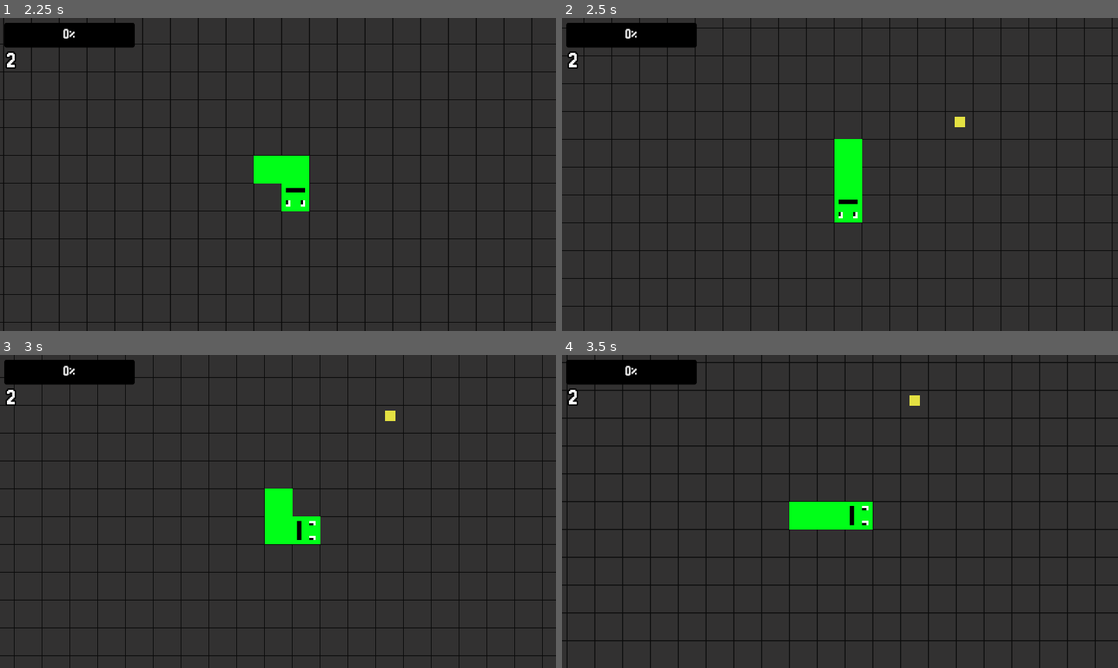
Above: before the commit, frames 1-4 (two rows, left to right).
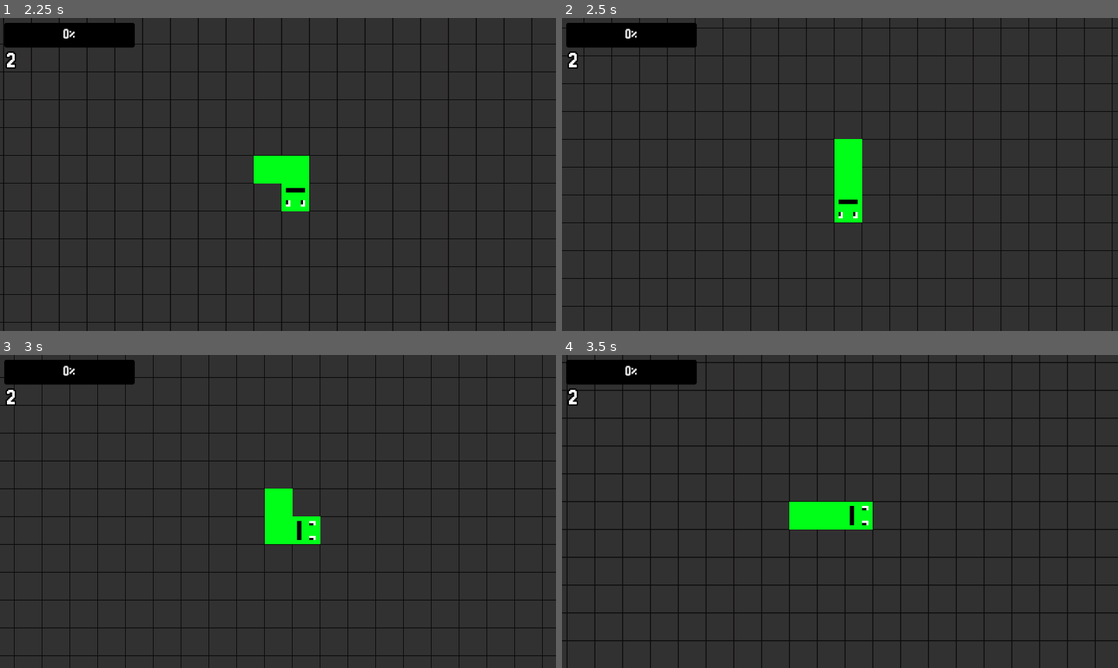
Above: after the commit, the same moments.

Repository: nath-ellis/slither.net
Game: Godot game, scene res://scenes/menu.tscn
The game is run twice, just before and just after one commit, with the same random seed, the same clock (stepped at 60 frames per second) and the same inputs.
Inputs:
- Up to frame 1 (2.25 s): click "Play" at 0.5 s; hold Right (right) 1.28-2.03 s; hold Down (down) from 2.03 s (still down)
- Up to frame 2 (2.5 s): keep holding Down (down)
- Up to frame 3 (3 s): release Down (down) at 2.78 s; hold Right (right) from 2.78 s (still down)
- Up to frame 4 (3.5 s): keep holding Right (right)

Frame 1 is identical in both runs. In frame 2, less than 0.1% of the frame differs, in the area x 70-73%, y 31-35%; in frame 3, less than 0.1%; in frame 4, less than 0.1%.

Commit message:
Added a 1 in 10 chance for each dead enemies' segment to drop large bits

Diff:
--- a/scripts/enemy.gd
+++ b/scripts/enemy.gd
@@ -3,6 +3,7 @@
 
 const ENEMY_BODY = preload("res://scenes/enemy_body.tscn")
 const BIT = preload("res://scenes/bit.tscn")
+const LARGE_BIT = preload("res://scenes/large_bit.tscn")
 
 var vel = Vector2(Manager.player_speed, 0)
 var moved = false
@@ -154,6 +155,7 @@
 		for b in body.get_children():
 			var new_bit_1 = BIT.instantiate()
 			var new_bit_2 = BIT.instantiate()
+			var new_large_bit = LARGE_BIT.instantiate()
 
 			bits.add_child(new_bit_1)
 			bits.add_child(new_bit_2)
@@ -166,6 +168,15 @@
 				b.global_position.x + randi_range(0, 64),
 				b.global_position.y + randi_range(0, 64)
 			)
+
+			# 1 in 10 chance for a large bit to be dropped
+			if randi_range(1, 10) == 1:
+				bits.add_child(new_large_bit)
+
+				new_large_bit.global_position = Vector2(
+					b.global_position.x + randi_range(0, 64),
+					b.global_position.y + randi_range(0, 64)
+				)
 
 		queue_free()
 
